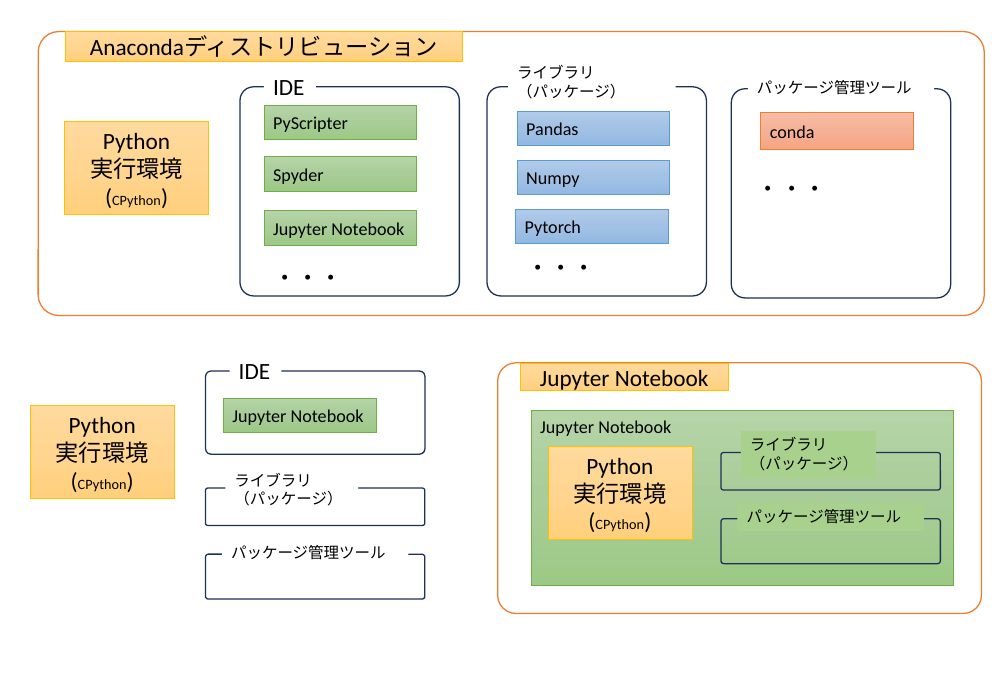
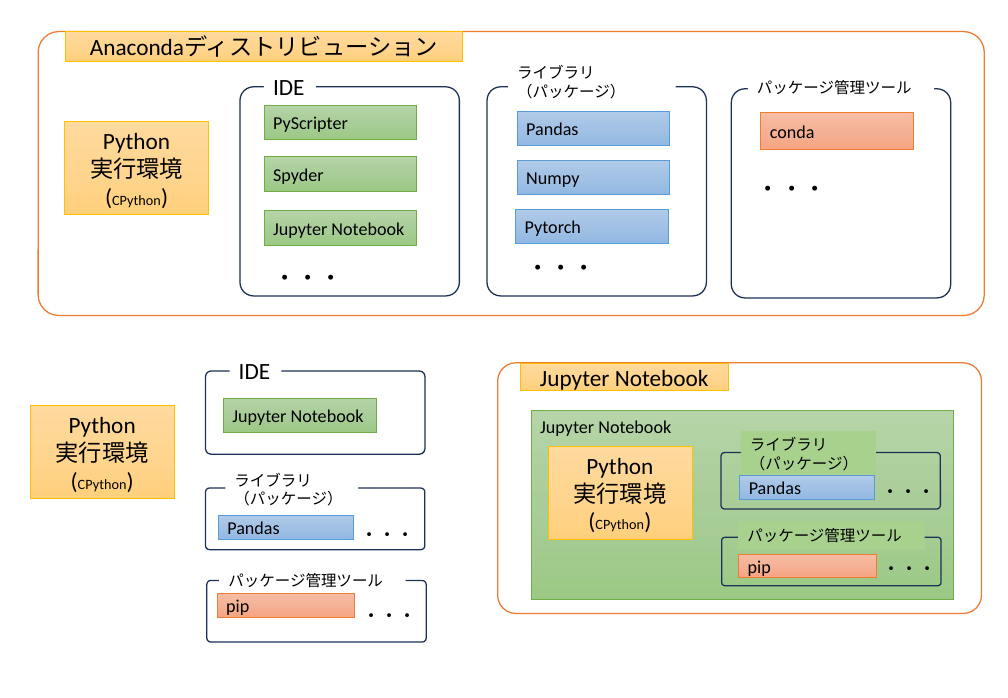
Before and after one commit to hoshimado/Qiita-notes, a slide deck: slide 4 of qiita-python-anaconda-jupyternotebook/resource/python-dev.pptx. Drawn at 1008x698 pixels with LibreOffice and Linux fonts; fonts in the diff are those of the drawing. Boxes give left, top, right and bottom in pixels: in the first picture for what was removed or moved away, otherwise in the second. Text is boxed around its words. In the diff, an @@ line names an element or a change of style, - is before the commit and + after.

```diff
--- a/qiita-python-anaconda-jupyternotebook/resource/python-dev.pptx
+++ b/qiita-python-anaconda-jupyternotebook/resource/python-dev.pptx
@@ rectangle "Jupyter Notebook": place and size @@
-rectangle "Jupyter Notebook" at <box>531,410,955,585</box>
+rectangle "Jupyter Notebook" at <box>531,410,955,599</box>
@@ rectangle "ライブラリ": place and size @@
-rectangle "ライブラリ" at <box>234,473,342,506</box>
+rectangle "ライブラリ" at <box>225,466,358,513</box>
@@ rounded rectangle: place and size @@
-rounded rectangle at <box>721,452,941,490</box>
+rounded rectangle at <box>721,452,941,509</box>
@@ rounded rectangle: place and size @@
-rounded rectangle at <box>206,488,425,525</box>
+rounded rectangle at <box>206,488,425,549</box>
@@ group added at <box>217,515,416,618</box>: 2 rectangles, 2 texts @@
+pip
+Pandas
+・・・
+・・・
@@ rounded rectangle: place and size @@
-rounded rectangle at <box>721,518,941,563</box>
+rounded rectangle at <box>722,537,942,585</box>
@@ rectangle "パッケージ管理ツール": place and size @@
-rectangle "パッケージ管理ツール" at <box>738,503,924,531</box>
+rectangle "パッケージ管理ツール" at <box>738,521,924,549</box>
@@ rectangle "パッケージ管理ツール": place and size @@
-rectangle "パッケージ管理ツール" at <box>231,545,386,560</box>
+rectangle "パッケージ管理ツール" at <box>220,567,406,595</box>
@@ group added at <box>739,476,936,578</box>: 2 rectangles, 2 texts @@
+pip
+Pandas
+・・・
+・・・
@@ rounded rectangle: place and size @@
-rounded rectangle at <box>206,554,425,598</box>
+rounded rectangle at <box>207,581,426,642</box>
```
Also in this commit, not shown: 5 other files.
